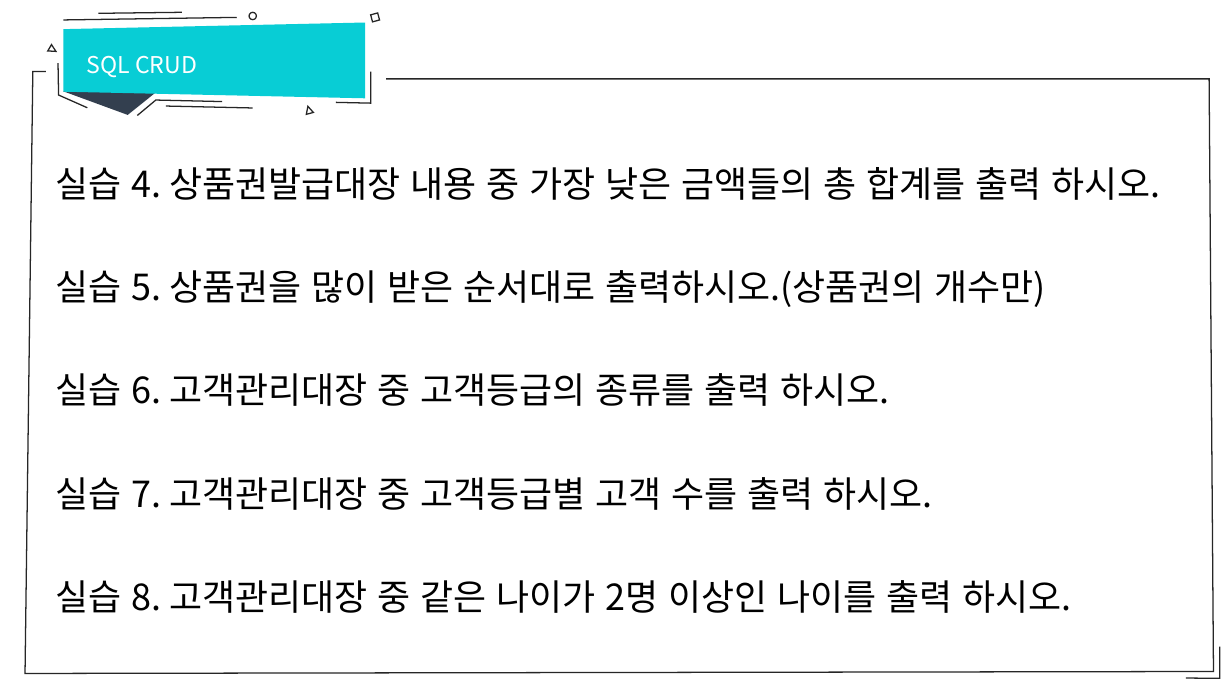
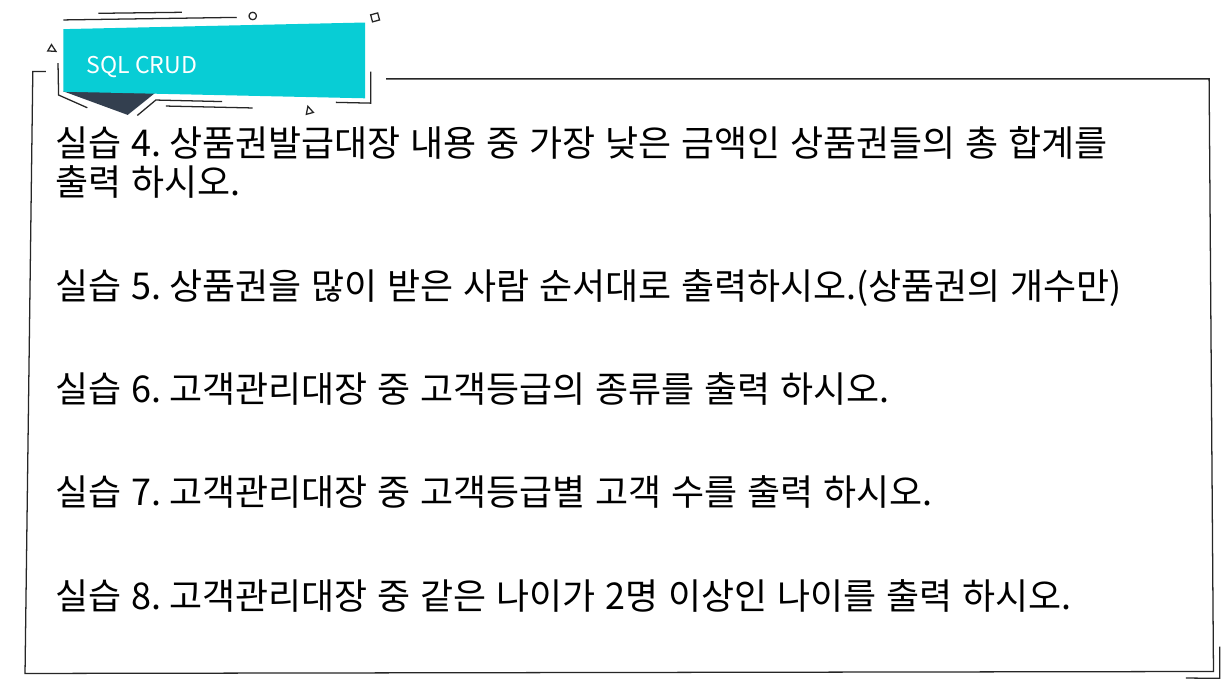
Before and after one commit to sumn-2020/lecture, a slide deck: slide 19 of database/7강 SQL CRUD.pptx (slide 18 before the commit). Drawn at 1232x693 pixels with LibreOffice and Linux fonts; fonts in the diff are those of the drawing. Boxes give left, top, right and bottom in pixels: in the first picture for what was removed or moved away, otherwise in the second. Text is boxed around its words. In the diff, an @@ line names an element or a change of style, - is before the commit and + after.

```diff
--- a/database/7강 SQL CRUD.pptx
+++ b/database/7강 SQL CRUD.pptx
@@ text "실습 4. 상품권발급대장 내용 중 ...": place and size @@
-text "실습 4. 상품권발급대장 내용 중 ..." at <box>55,167,1161,613</box>
+text "실습 4. 상품권발급대장 내용 중 ..." at <box>55,126,1122,612</box>
@@ text at <box>55,126,1122,306</box>: text changed @@
-실습 4. 상품권발급대장 내용 중 가장 낮은 금액들의 총 합계를 출력 하시오.
-실습 5. 상품권을 많이 받은 순서대로 출력하시오.(상품권의 개수만)
+실습 4. 상품권발급대장 내용 중 가장 낮은 금액인 상품권들의 총 합계를 출력 하시오.
+실습 5. 상품권을 많이 받은 사람 순서대로 출력하시오.(상품권의 개수만)
```
Also in this commit, not shown: 2 other slides changed, 1 slide added, 4 other files.
